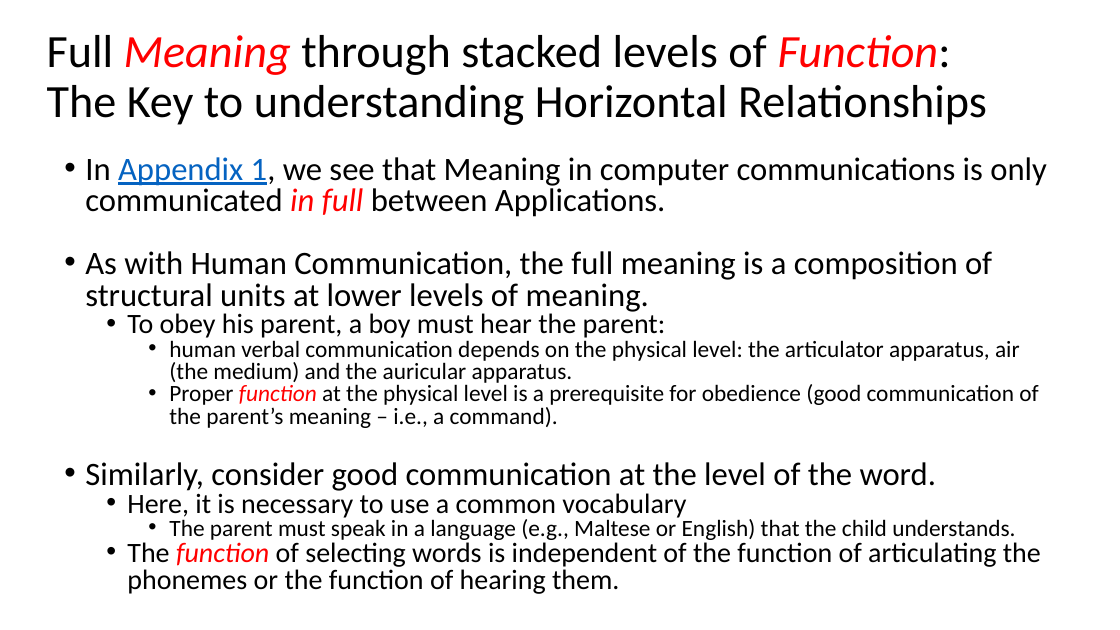
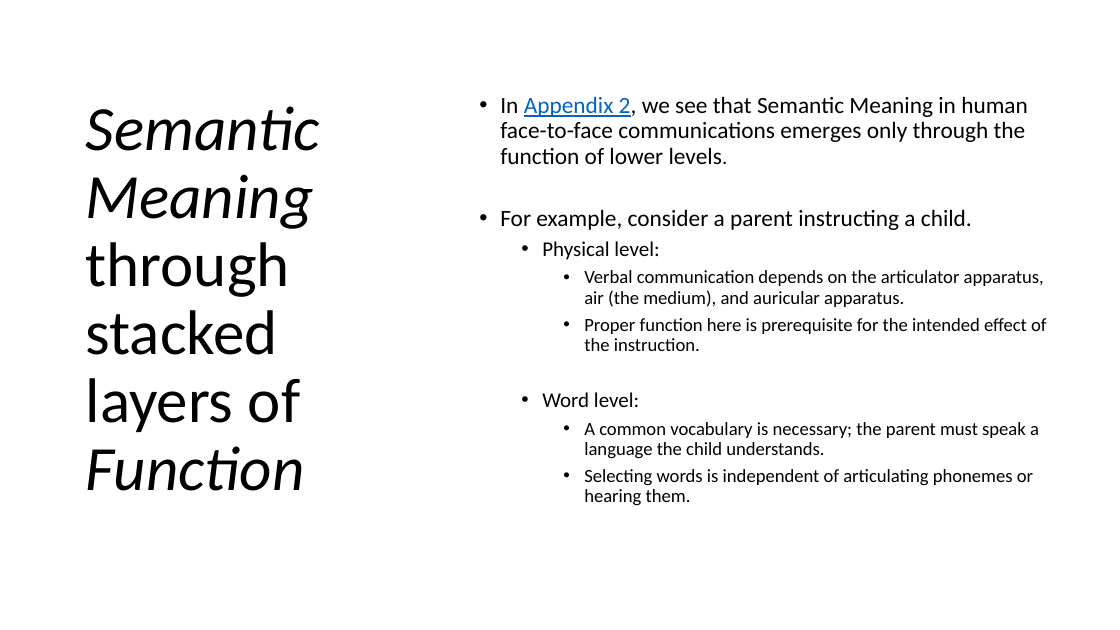
Before and after one commit to lukacassar/hw, a slide deck: slide 46 of CCE2414/1. Networking Foundations.pptx (slide 44 before the commit). Drawn at 1120x630 pixels with LibreOffice and Linux fonts; fonts in the diff are those of the drawing. Boxes give left, top, right and bottom in pixels: in the first picture for what was removed or moved away, otherwise in the second. Text is boxed around its words. In the diff, an @@ line names an element or a change of style, - is before the commit and + after.

Commit message:
updated

```diff
--- a/CCE2414/1. Networking Foundations.pptx
+++ b/CCE2414/1. Networking Foundations.pptx
@@ text "In Appendix 2, we see ..." at bbox=[500, 96, 1046, 506]: vertical alignment top to middle @@
@@ title at bbox=[86, 106, 320, 491]: text changed; size 39.6 to 54 pt; italic on @@
-Full Meaning through stacked levels of Function:
-The Key to understanding Horizontal Relationships
+Semantic Meaning through stacked layers of Function
@@ text at bbox=[500, 96, 1046, 506]: text changed; size 20 to 16 pt @@
-• In Appendix 1, we see that Meaning in computer communications is only communicated in full between Applications.
-• As with Human Communication, the full meaning is a composition of structural units at lower levels of meaning.
-  • To obey his parent, a boy must hear the parent:
-    • human verbal communication depends on the physical level: the articulator apparatus, air (the medium) and the auricular apparatus.
-    • Proper function at the physical level is a prerequisite for obedience (good communication of the parent’s meaning – i.e., a command).
-• Similarly, consider good communication at the level of the word.
-  • Here, it is necessary to use a common vocabulary
-    • The parent must speak in a language (e.g., Maltese or English) that the child understands.
-  • The function of selecting words is independent of the function of articulating the phonemes or the function of hearing them.
+• In Appendix 2, we see that Semantic Meaning in human face-to-face communications emerges only through the function of lower levels.
+• For example, consider a parent instructing a child.
+  • Physical level:
+    • Verbal communication depends on the articulator apparatus, air (the medium), and auricular apparatus.
+    • Proper function here is prerequisite for the intended effect of the instruction.
+  • Word level:
+    • A common vocabulary is necessary; the parent must speak a language the child understands.
+    • Selecting words is independent of articulating phonemes or hearing them.
```
Also in this commit, not shown: 54 other slides changed, 12 slides added, 5 slides removed.
